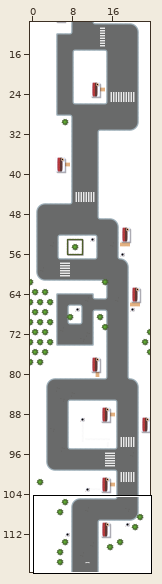
An edit to a level. Tiled map, core/assets/maps/santa.tmx. Above: a wide view before the commit, with the close-up outlined.
Close-up. The starting point:
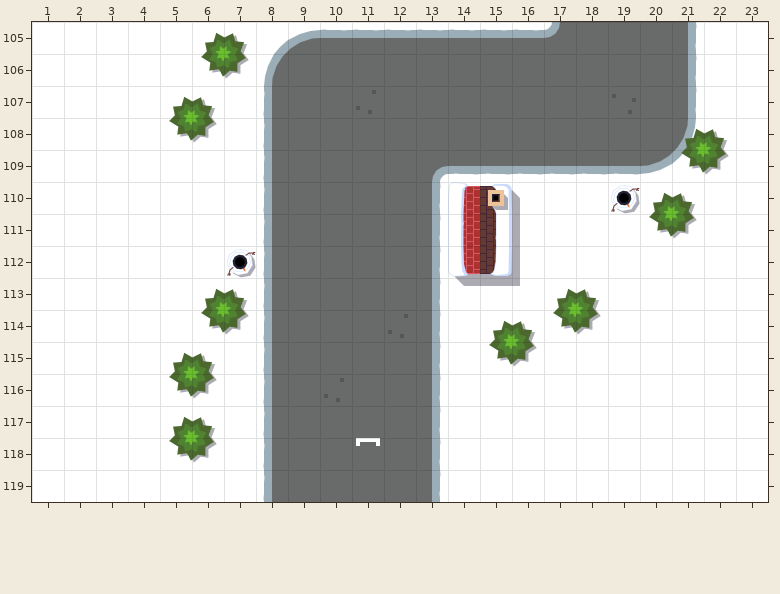
Cells are 64x64 px. Shown: x 1..23, y 105..119.
Once edited:
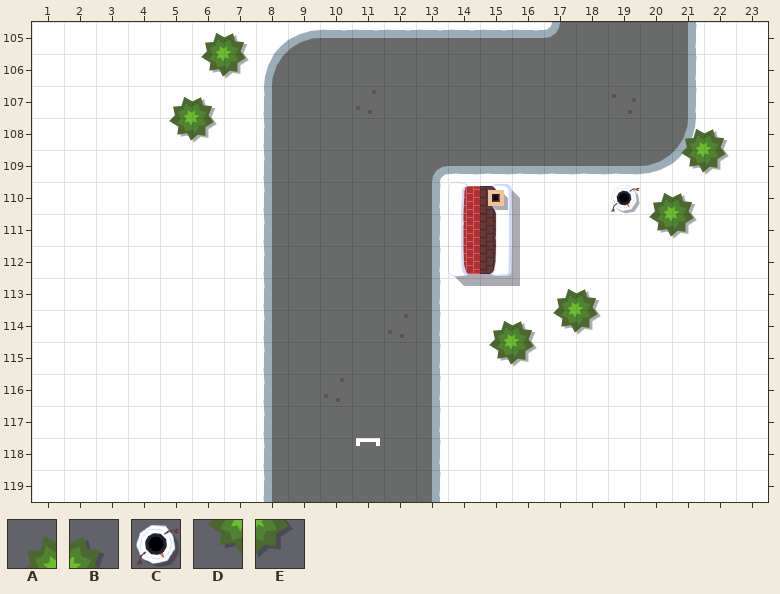
Key: from "snow": A 19, B 20, C 21, D 27, E 28.
_ is an empty cell.
Tiles replaced or removed in this view: A, B, C, D, E.
Change:
Changed rows in their new state; . is an unchanged cell.
Layer "Walls":
first column x 5:
112 .._
113 .__
114 .__
115 __.
116 __.
117 __.
118 __.
